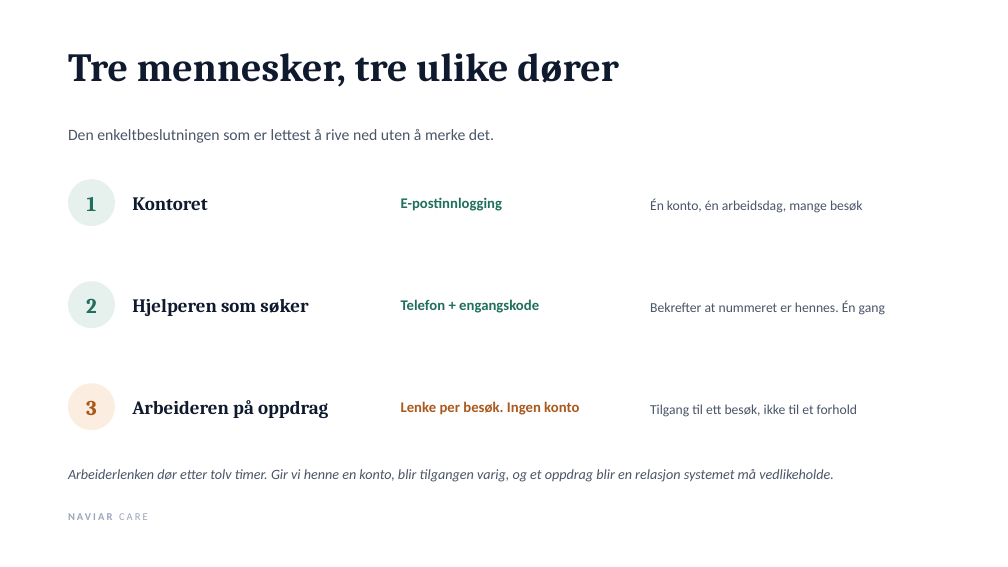
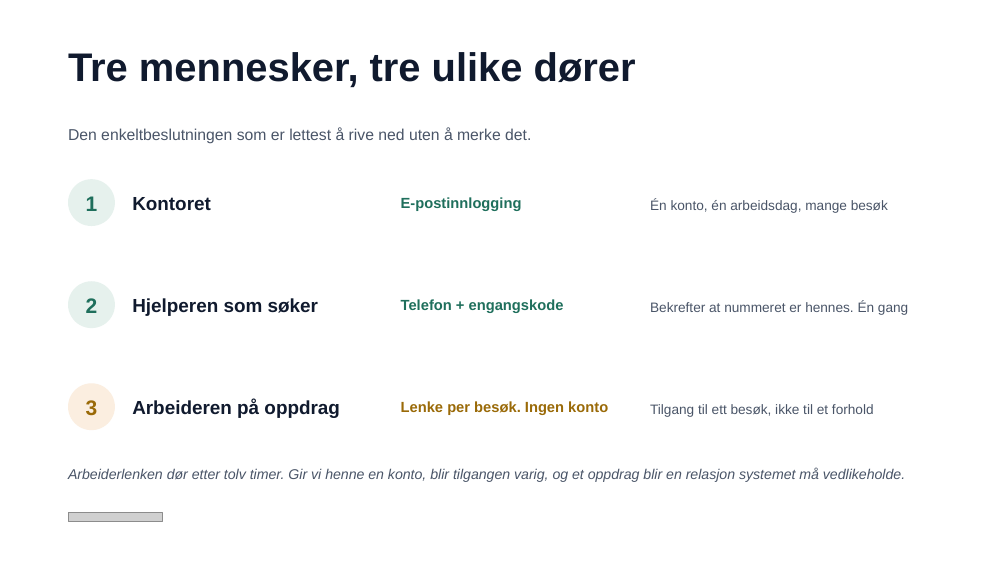
Before and after one commit to andersenbetul-alt/BETA-ART, a slide deck: slide 5 of docs/presentasjon/naviar-konsept.pptx. Drawn at 1008x567 pixels with LibreOffice and Linux fonts; fonts in the diff are those of the drawing; grey boxes stand for pictures. Boxes give left, top, right and bottom in pixels: in the first picture for what was removed or moved away, otherwise in the second. Text is boxed around its words. In the diff, an @@ line names an element or a change of style, - is before the commit and + after.

```diff
--- a/docs/presentasjon/naviar-konsept.pptx
+++ b/docs/presentasjon/naviar-konsept.pptx
@@ text "3" at (x1=86, y1=400, x2=98, y2=416): font Cambria to Arial, text colour #A9591C to #9A6A08 @@
@@ font Cambria to Arial in 4 elements at (x1=68, y1=52, x2=636, y2=88), (x1=132, y1=197, x2=211, y2=211), (x1=132, y1=298, x2=318, y2=316), (x1=132, y1=399, x2=339, y2=418) @@
@@ text "Lenke per besøk. Ingen konto" at (x1=401, y1=401, x2=608, y2=415): font Calibri to Arial, text colour #A9591C to #9A6A08 @@
@@ font Calibri to Arial in 7 elements at (x1=68, y1=127, x2=531, y2=144), (x1=401, y1=197, x2=522, y2=211), (x1=650, y1=199, x2=888, y2=213), (x1=401, y1=299, x2=564, y2=313), (x1=650, y1=301, x2=908, y2=315), (x1=650, y1=404, x2=874, y2=417), (x1=68, y1=467, x2=905, y2=482) @@
@@ text removed at (x1=68, y1=510, x2=295, y2=533) @@
-NAVIAR CARE
@@ picture added at (x1=68, y1=513, x2=163, y2=522) @@
```
Also in this commit, not shown: 9 other slides changed, 5 other files.
